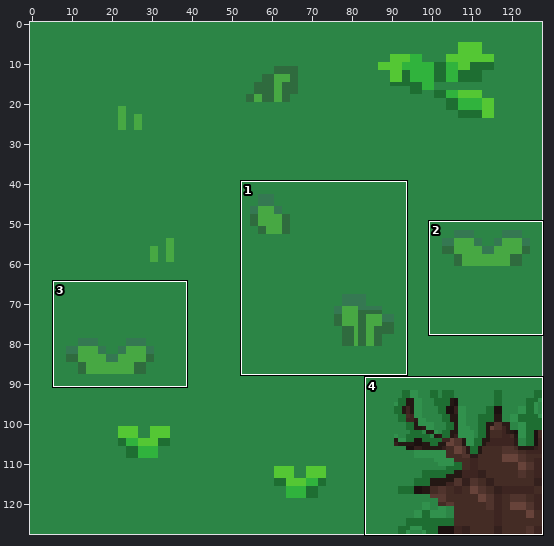
A sprite sheet gets an edit: sprites/terrain/grass_wall_top_left_full.png. Above, an overview of the earlier version with the close-up marked.
Close-up. As it was:
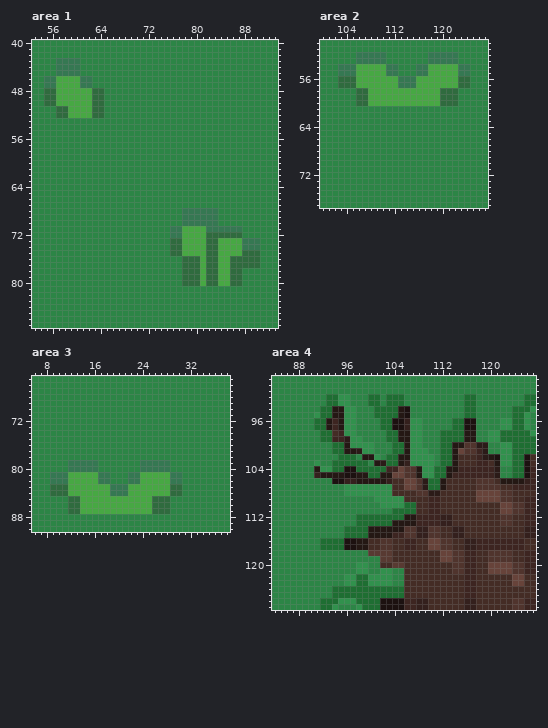
The file is 128x128 pixels. Colours within 5 levels of each other are drawn and written as one. Shown: area 1: x 53..93, y 40..87; area 2: x 100..127, y 50..77; area 3: x 6..38, y 65..90; area 4: x 84..127, y 89..127. The commit also changed other parts of the picture, which this record leaves out.
The result:
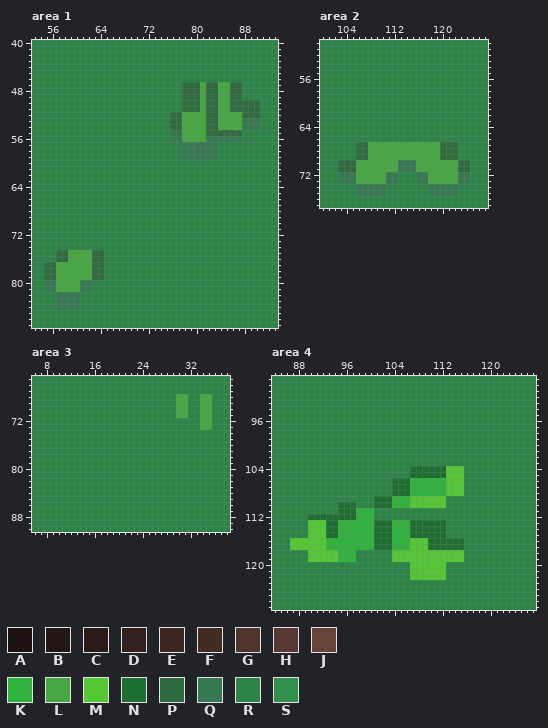
Palette (. is transparent): A #1c1110  B #241814  C #2b1b18  D #34201d  E #3d2521  F #442c25  G #50342d  H #583a32  J #67433a  K #30b33d  L #47a843  M #54c734  N #1e6e32  P #2f6b3e  Q #357852  R #2c8546  S #31914d
What changed:
Changed rows in their new state; - is an unchanged pixel.
Area 1:
first column x 55:
43 --RRRR------------------------------
44 --RRRR------------------------------
45 --RRRR------------------------------
46 RRRRRRRR----------------------------
47 RRRRRRRR---------------PPPLPPLLPP---
48 RRRRRRRRRR-------------PPPLPPLLPP---
49 RRRRRRRRRR-------------PPPLPPLLPP---
50 RRRRRRRRRR-------------PPPLPPLLPPPPP
51 --RRRRRRRR-------------PPPLPPLLPPPPP
52 --RRRRRRRR-----------PPLLLLPPLLLLPPP
53 ---------------------PPLLLLPPLLLLQQQ
54 ---------------------PPLLLLPPLLLLQQQ
55 ---------------------QQLLLLPPPPPP---
56 ---------------------QQLLLLQQQQQQ---
57 -----------------------QQQQQQ-------
58 -----------------------QQQQQQ-------
59 -----------------------QQQQQQ-------
first column x 55:
68 -----------------------RRRRRR-------
69 -----------------------RRRRRR-------
70 -----------------------RRRRRR-------
71 ---------------------RRRRRRRRRRRR---
72 ---------------------RRRRRRRRRRRR---
73 ---------------------RRRRRRRRRRRRRRR
74 ---------------------RRRRRRRRRRRRRRR
75 --PPLLLLPP-----------RRRRRRRRRRRRRRR
76 --PPLLLLPP-------------RRRRRRRRRRRRR
77 PPLLLLLLPP-------------RRRRRRRRRRRRR
78 PPLLLLLLPP-------------RRRRRRRRRR---
79 PPLLLLLLPP-------------RRRRRRRRRR---
80 QQLLLLQQ---------------RRRRRRRRRR---
81 QQLLLLQQ----------------------------
82 --QQQQ------------------------------
83 --QQQQ------------------------------
84 --QQQQ------------------------------
Area 2:
first column x 103:
52 ---RRRRR-------RRRRR--
53 ---RRRRR-------RRRRR--
54 RRRRRRRRRR---RRRRRRRRR
55 RRRRRRRRRR---RRRRRRRRR
56 RRRRRRRRRRRRRRRRRRRRRR
57 RRRRRRRRRRRRRRRRRRRRRR
58 ---RRRRRRRRRRRRRRRRR--
59 ---RRRRRRRRRRRRRRRRR--
60 ---RRRRRRRRRRRRRRRRR--
first column x 103:
67 ---PPLLLLLLLLLLLLPPP--
68 ---PPLLLLLLLLLLLLPPP--
69 ---PPLLLLLLLLLLLLPPP--
70 PPPLLLLLLLQQQLLLLLLLPP
71 PPPLLLLLLLQQQLLLLLLLPP
72 QQQLLLLLQQ---QQLLLLLQQ
73 QQQLLLLLQQ---QQLLLLLQQ
74 ---QQQQQ-------QQQQQ--
75 ---QQQQQ-------QQQQQ--
Area 3:
first column x 30:
68 LL--LL
69 LL--LL
70 LL--LL
71 LL--LL
72 ----LL
73 ----LL
first column x 9:
79 ---RRRRR-------RRRRR--
80 ---RRRRR-------RRRRR--
81 RRRRRRRRRR---RRRRRRRRR
82 RRRRRRRRRR---RRRRRRRRR
83 RRRRRRRRRRRRRRRRRRRRRR
84 RRRRRRRRRRRRRRRRRRRRRR
85 ---RRRRRRRRRRRRRRRRR--
86 ---RRRRRRRRRRRRRRRRR--
87 ---RRRRRRRRRRRRRRRRR--
Area 4:
first column x 87:
 92 ------RRRR---RR-RRR----------RR--------RR
 93 ------RRRR---RR-RRR----------RR--------RR
 94 -----RRRRRR---RRRRRR---------RR------RRRR
 95 ----RRRRRRR---RRRRRR---------RR------RRR-
 96 ----RRRRRRR----RRRRRRR-----RRRR----RRRRR-
 97 ----RRRRRRR----RRRRRRR-----RRRR----RRRRR-
 98 -----RRRRRR-----RRRRRR---RRRRRR--RRRRRRRR
 99 -----RRRRRRR----RRRRRR---RRRRRR--RRRRRRRR
100 -------RRRRRRR---RRRRR---RRRRRRRR--RRRRRR
101 -------RRRRRRR---RRRRRR--RRRRRRRR--RRRRRR
102 --------RRR-RRR-RRRRRRRR-RRRRRRRRRRRRRRRR
103 ----R--RRRRRR-RRRRRRRRRR-RRRRRRRRRRRRRRRR
104 ----RRRRRRRRRRRRRRRRNNNN--MMMRRRRRR--RRRR
105 ----RRRRRRRRRRRRRRRRNNNN--MMMRRRRRR--RRRR
106 -------RRRRRRRRRRNNNKKKKKKMMMRRRRRRRRRRRR
107 ---------RRRRRRRRNNNKKKKKKMMMRRRRRRRRRRRR
108 ---------RRRRRRRRNNNKKKKKKMMMRRRRRRRRRRRR
109 --------------NNNKKKMMMMMMRRRRRRRRRRRRRRR
110 --------NNN---NNNKKKMMMMMMRRRRRRRRRRRRRRR
111 --------NNNKKK---RRRRRRRRRRRRRRRRRRRRRRRR
112 ---NNNNNNNNKKKRRRRRRRRRRRRRRRRRRRRRRRRRRR
113 ---MMMNNKKKKKK---KKKNNNNNNRRRRRRRRRRRRRRR
114 ---MMMNNKKKKKKNNNKKKNNNNNNRRRRRRRRRRRRRRR
115 ---MMMNNKKKKKKNNNKKKNNNNNNRRRRRRRRRRRRRRR
116 MMMMMMKKKKKKKKNNNKKKMMMNNNNNNRRRRRRRRRRRR
117 MMMMMMKKKKKKKKNNNKKKMMMNNNNNNRRRRRRRRRRRR
118 ---MMMMMKKK--RRRRMMMMMMMMMMMMRRRRRRRRRRRR
119 ---MMMMMKKK----RRMMMMMMMMMMMMRRRRRRRRRRRR
120 -----------RR--RRRRRMMMMMMRRRRRRRRRRRRRRR
121 -----------RR--RR--RMMMMMMRRRRRRRRRRRRRRR
122 ---------RRRRRRRR--RMMMMMMRRRRRRRRRRRRRRR
123 ---------RRRRRRRR--RRRRRRRRRRRRRRRRRRRRRR
124 -------RRRRRRRRRRRRRRRRRRRRRRRRRRRRRRRRRR
125 -------RRRRRRRRRRRRRRRRRRRRRRRRRRRRRRRRRR
126 -----RRRRRRRRRRRRRRRRRRRRRRRRRRRRRRRRRRRR
127 -----RRR---RRRRRRRRRRRRRRRRRRRRRRRRRRRRRR
